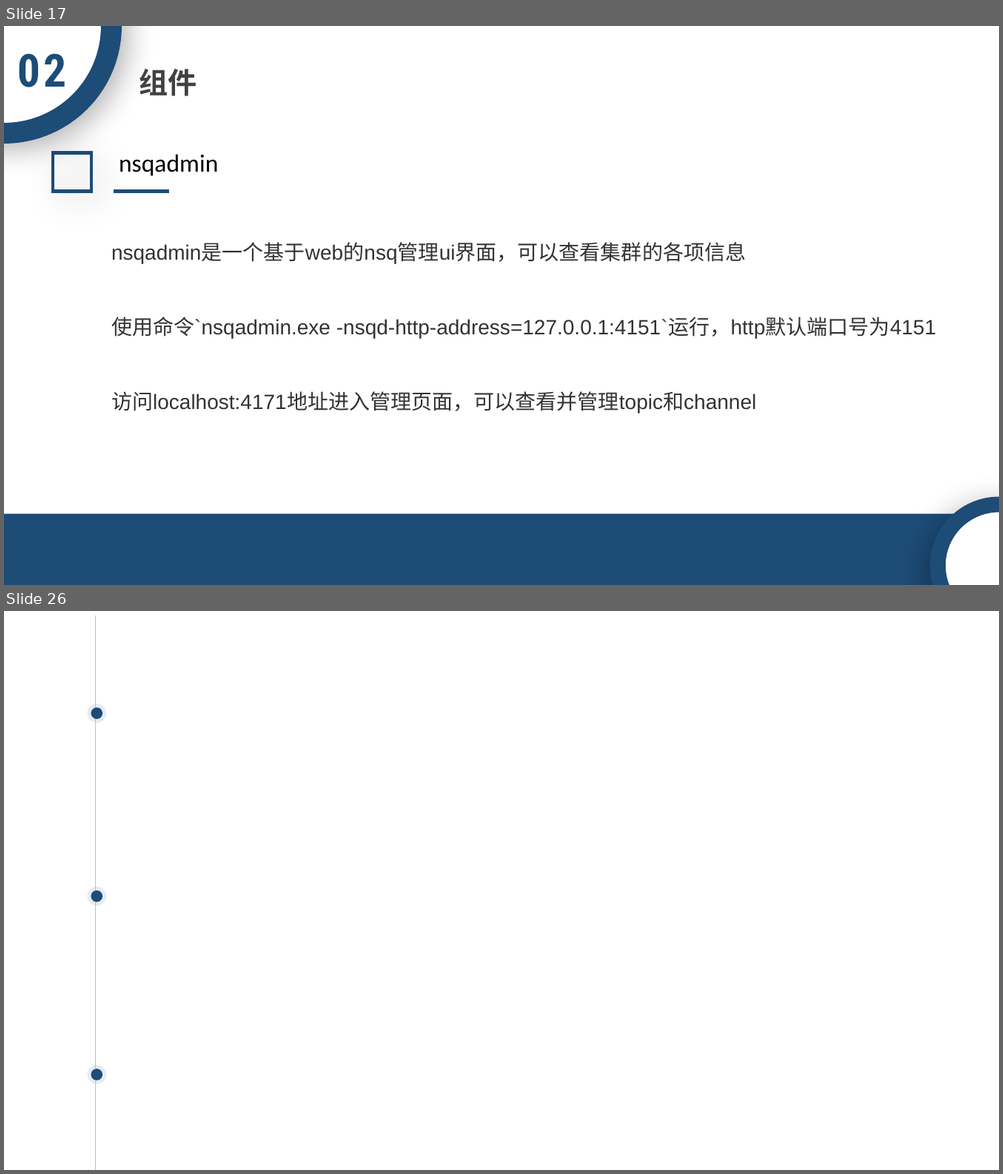
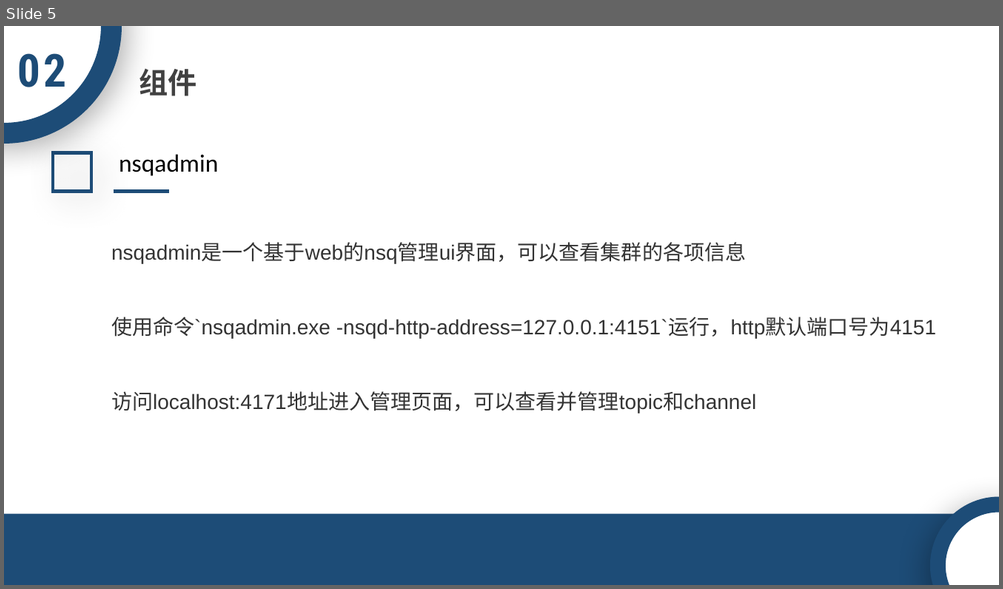
Before and after one commit to ACTSysGroup/Dev-Club, a slide deck: back-end/中间件/NSQ.pptx. Shown one above the other, each under a label of ours: slides 17 and 26 before the commit, slide 5 after it; the slides between them are not shown. The pictures are 1003x1174 and 1003x589 pixels, drawn with LibreOffice and Linux fonts; fonts in the diff are those of the drawing; background and template pictures are left out. Boxes give left, top, right and bottom in pixels: in the first picture for what was removed or moved away, otherwise in the second. Text is boxed around its words. In the diff, an @@ line names an element or a change of style, - is before the commit and + after.

```diff
--- a/back-end/中间件/NSQ.pptx
+++ b/back-end/中间件/NSQ.pptx
@@ slide 26 removed at [4,611,999,1170], background picture (left out) @@
@@ line removed from (96, 615) to (96, 1170) @@
@@ ellipse removed at [88,703,107,723] @@
@@ ellipse removed at [91,707,103,719] @@
@@ ellipse removed at [88,887,107,906] @@
@@ ellipse removed at [91,891,103,903] @@
@@ ellipse removed at [88,1065,107,1085] @@
@@ ellipse removed at [91,1069,103,1081] @@
@@ what was slide 17 is now slide 5 @@
```
Also in this commit, not shown: 4 slides changed, 21 other slides removed, 1 other file.
